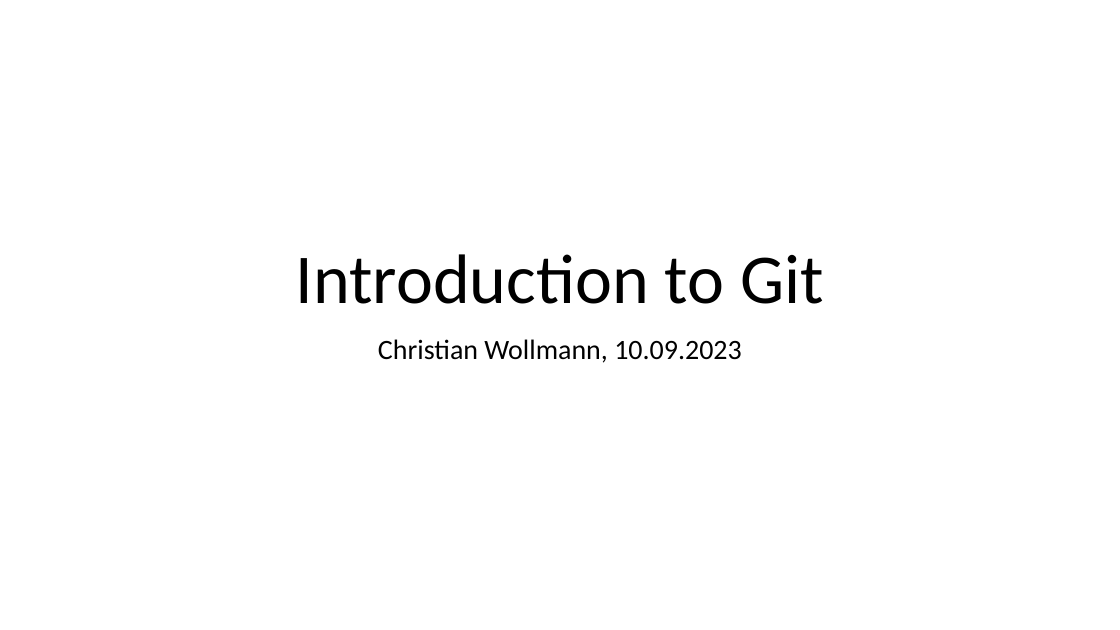
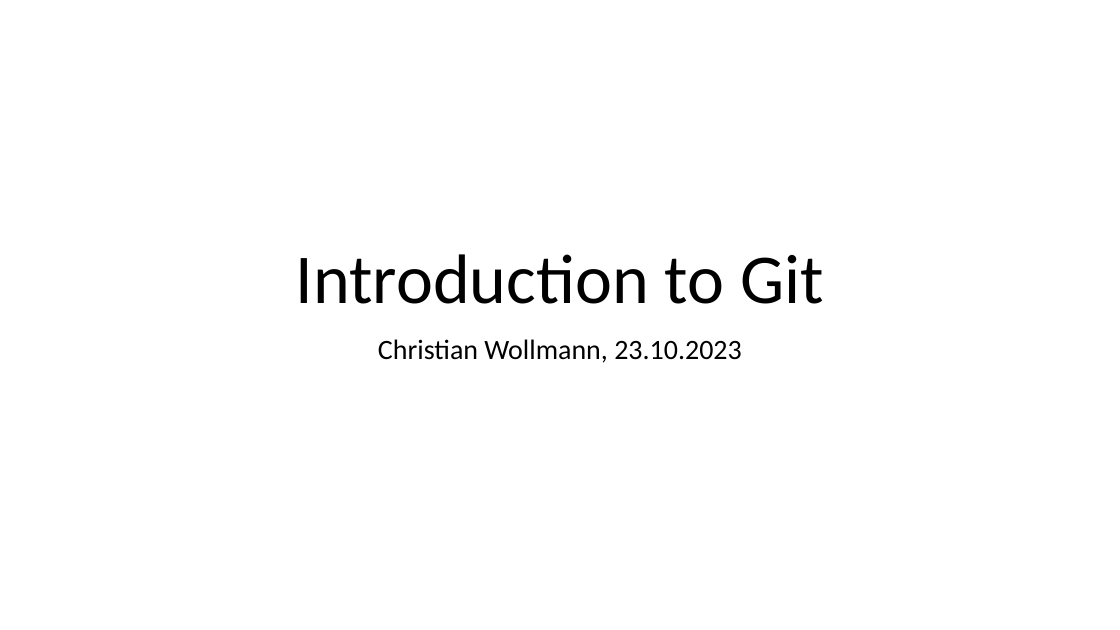
Before and after one commit to christianwollmann/SAME-statistics, a slide deck: slide 1 of GitHub Introduction_SAME.pptx. Drawn at 1120x630 pixels with LibreOffice and Linux fonts; fonts in the diff are those of the drawing. Boxes give left, top, right and bottom in pixels: in the first picture for what was removed or moved away, otherwise in the second. Text is boxed around its words. In the diff, an @@ line names an element or a change of style, - is before the commit and + after.

Commit message:
adjusting presentation date

```diff
--- a/GitHub Introduction_SAME.pptx
+++ b/GitHub Introduction_SAME.pptx
@@ subtitle at (x1=378, y1=339, x2=742, y2=363): text changed @@
-Christian Wollmann, 10.09.2023
+Christian Wollmann, 23.10.2023
```
